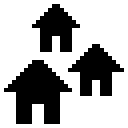
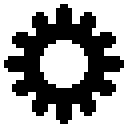
Before/after of a 128×128 layered artwork. What changed in the layer stack:
hid "town" over (x1=4, y1=4, x2=124, y2=124)
added layer "gear" above "Layer 5" over (x1=4, y1=4, x2=124, y2=124)
